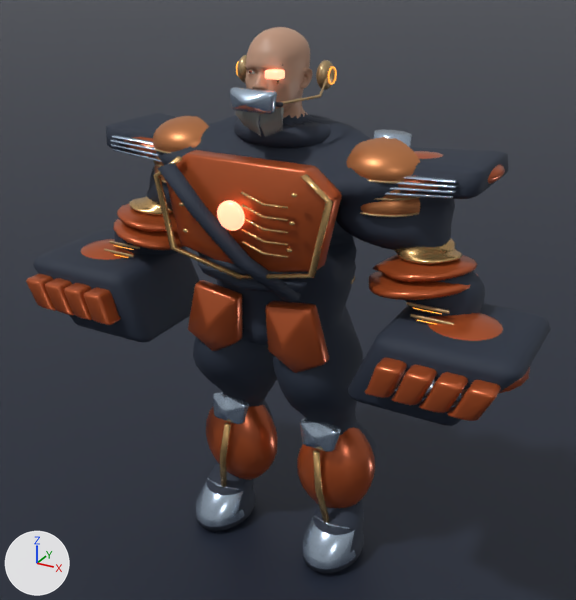
An edit to the Blender file ArtSource/Heroes/ConceptModels/Brakk-model.blend, drawn before and after from the same camera.
Camera for both pictures: a 50 mm camera at (1.23, -2.224, 2.067) aimed at (0.023, -0.029, 0.969). The axes (+X, +Y, +Z) are drawn at lower left. The lights are the same throughout. The first picture is the older version.

Objects in the first picture: 'DF_Anatomy', 'DF_GauntletL', 'DF_GauntletR', 'Plane'.
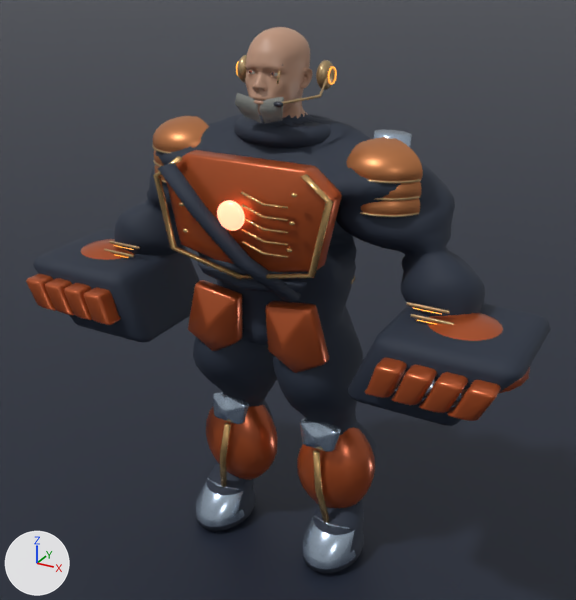
Patch to the scene script:
```diff
--- a/ArtSource/Heroes/ConceptModels/Brakk-model.blend.py
+++ b/ArtSource/Heroes/ConceptModels/Brakk-model.blend.py
@@ me_df_anatomy @@
 # used by ob_df_anatomy; location = (0.0, 0.0, 0.0)
-me_df_anatomy.from_pydata(...)  # 26285 vertices, 30560 faces; spans x -0.69..0.69, y -0.36..0.28, z 0.02..1.86
+me_df_anatomy.from_pydata(...)  # 21917 vertices, 26354 faces; spans x -0.69..0.69, y -0.36..0.28, z 0.02..1.86
+# me_df_anatomy part 1: the loose piece of 21 vertices spanning x -0.02..0.0, y -0.17..-0.14, z 1.55..1.62 is moved by (0.0, 0.0, 0.04)
+# me_df_anatomy part 2: the loose piece of 21 vertices spanning x -0.05..-0.03, y -0.17..-0.14, z 1.56..1.63 is moved by (0.01, 0.0, 0.03)
+# me_df_anatomy part 3: the loose piece of 21 vertices spanning x -0.05..-0.04, y -0.17..-0.14, z 1.56..1.63 is moved by (0.01, 0.0, 0.03)
+# me_df_anatomy part 4: the loose piece of 21 vertices spanning x -0.02..-0.01, y -0.17..-0.14, z 1.55..1.62 is moved by (-0.02, 0.0, 0.04)
+# me_df_anatomy part 5: the loose piece of 21 vertices spanning x 0.0..0.02, y -0.17..-0.14, z 1.55..1.62 is moved by (0.0, 0.0, 0.04)
+# me_df_anatomy part 6: the loose piece of 21 vertices spanning x 0.02..0.04, y -0.17..-0.14, z 1.56..1.63 is moved by (-0.01, 0.0, 0.04)
+# me_df_anatomy part 7: the loose piece of 21 vertices spanning x 0.03..0.04, y -0.17..-0.14, z 1.56..1.63 is moved by (-0.01, 0.0, 0.03)
+# me_df_anatomy part 8: the loose piece of 21 vertices spanning x 0.04..0.05, y -0.17..-0.14, z 1.56..1.63 is moved by (-0.01, 0.0, 0.03)
+# me_df_anatomy part 9: 12 loose pieces with 2240 vertices, spanning x -0.66..0.66, y -0.24..0.1, z 1.15..1.75, are deleted
+# me_df_anatomy part 10: 6 vertices moved within x -0.5..-0.35, y -0.16..-0.01, z 1.12..1.5; 1064 vertices removed from x -0.69..-0.3, y -0.22..0.23, z 1.1..1.52
+# me_df_anatomy part 11: 5 vertices moved within x 0.35..0.5, y -0.16..-0.01, z 1.12..1.5; 1064 vertices removed from x 0.3..0.69, y -0.22..0.23, z 1.1..1.52
+# me_df_anatomy part 12: 15 vertices moved within x -0.06..0.08, y -0.17..-0.16, z 1.63..1.65; 232 vertices removed from x -0.08..0.08, y -0.17..-0.14, z 1.55..1.64; 232 vertices added at x -0.08..0.08, y -0.17..-0.14, z 1.59..1.68
 me_df_anatomy.materials.append(mat_skin)
```

Location of each change, [x1, y1, x2, y2] in pixels of the pictures (576 x 600 px; the box of a moved part takes in the faces that stretch with it):
'DF_Anatomy', reshaped: before [104, 27, 508, 574]; after [104, 27, 485, 574]
part 1 of me_df_anatomy, moved or reshaped: before [254, 113, 261, 136]; after [254, 104, 261, 123]
part 2 of me_df_anatomy, moved or reshaped: before [246, 112, 254, 132]; after [250, 98, 258, 122]
part 3 of me_df_anatomy, moved or reshaped: before [244, 112, 253, 131]; after [248, 97, 256, 121]
part 4 of me_df_anatomy, moved or reshaped: before [252, 112, 260, 135]; after [245, 96, 254, 120]
part 5 of me_df_anatomy, moved or reshaped: before [260, 114, 266, 137]; after [259, 104, 266, 124]
part 6 of me_df_anatomy, moved or reshaped: before [266, 114, 271, 135]; after [264, 99, 269, 123]
part 7 of me_df_anatomy, moved or reshaped: before [268, 114, 273, 134]; after [266, 99, 271, 123]
part 8 of me_df_anatomy, moved or reshaped: before [270, 113, 275, 134]; after [268, 99, 273, 122]
part 9 of me_df_anatomy, deleted: before [110, 69, 478, 282]
part 10 of me_df_anatomy, cut back (mostly hidden afterwards): before [106, 113, 209, 250]; after [114, 241, 139, 247]
part 11 of me_df_anatomy, cut back (mostly hidden afterwards): before [369, 147, 508, 311]; after [407, 302, 449, 311]
part 12 of me_df_anatomy, moved or reshaped: before [235, 98, 314, 136]; after [235, 93, 284, 123]
